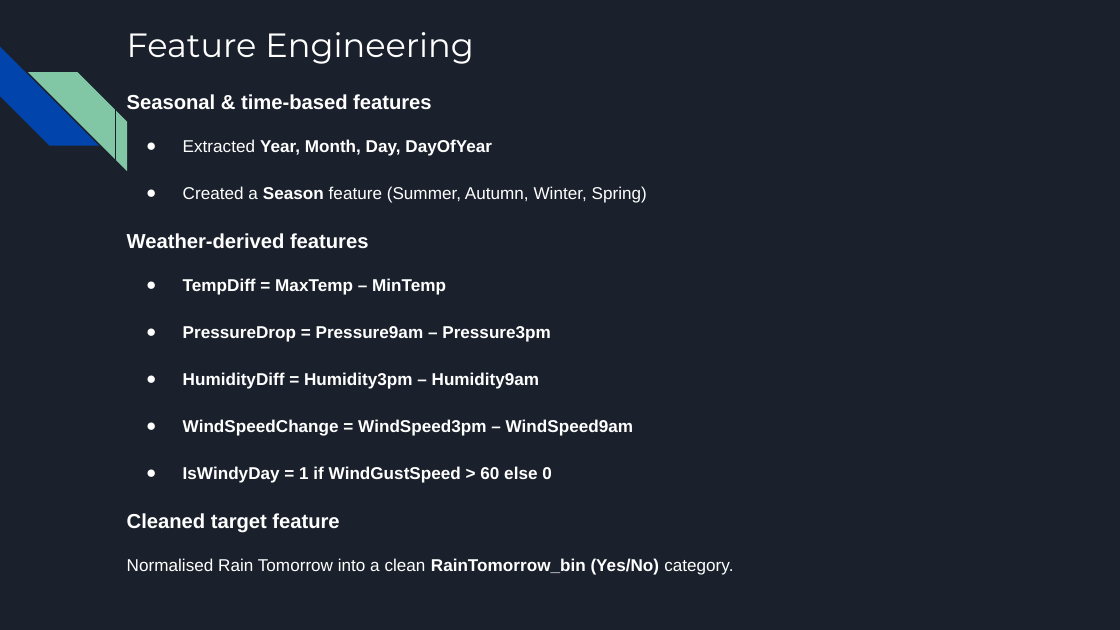
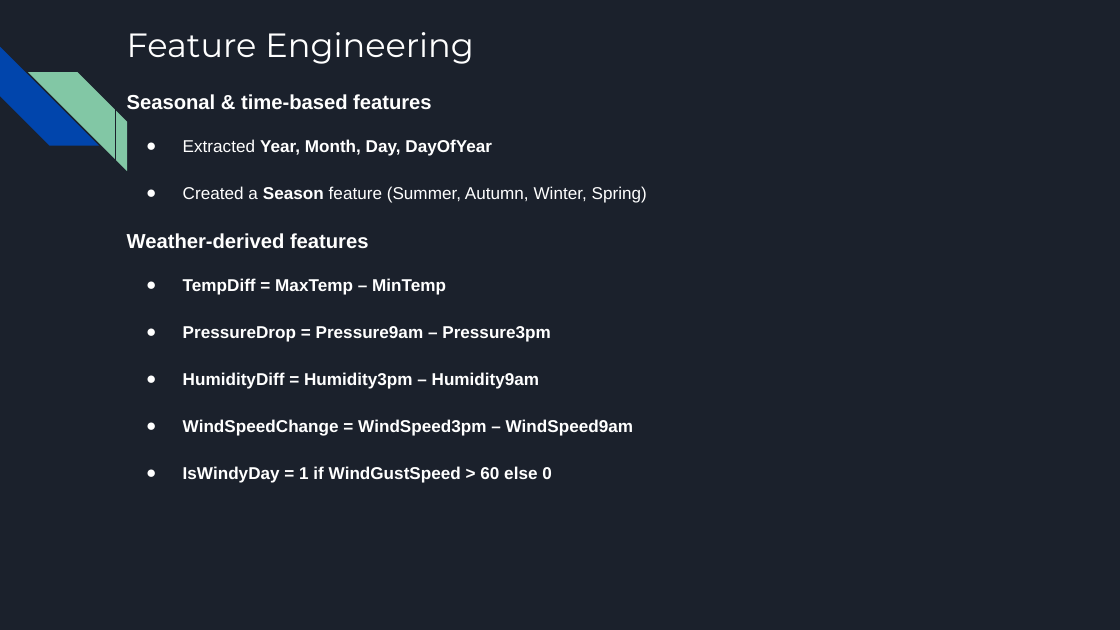
Before and after one commit to OmarEssam-20/weather-aus, a slide deck: slide 12 of WeatherAUS.pptx (slide 4 before the commit). Drawn at 1120x630 pixels with LibreOffice and Linux fonts; fonts in the diff are those of the drawing. Boxes give left, top, right and bottom in pixels: in the first picture for what was removed or moved away, otherwise in the second. Text is boxed around its words. In the diff, an @@ line names an element or a change of style, - is before the commit and + after.

```diff
--- a/WeatherAUS.pptx
+++ b/WeatherAUS.pptx
@@ text at (127,513,733,575): paragraphs removed @@
-Cleaned target feature
-Normalised Rain Tomorrow into a clean RainTomorrow_bin (Yes/No) category.
```
Also in this commit, not shown: 2 other slides changed, 25 slides added, 3 slides removed.
